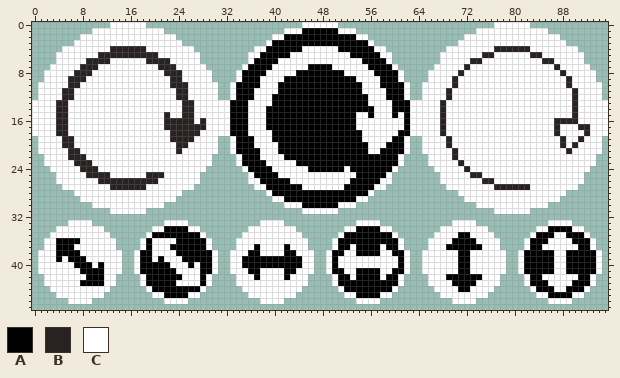
Two versions of one pixel-art file, assets/gui/rect_buttons.aseprite. The picture above is the old version.
96x48 pixels, 1 frame.
Visible layers, top first: "Layer 2", "Layer 4", "Layer 5", "Layer 1".
Palette (. is transparent): A #000000  B #282222  C #ffffff
Pixels before (only the part around the change), first column x 0:
 0 .............CCCCCC..........................CCCCCC..........................CCCCCC.............
 1 ..........CCCCCCCCCCCC....................CCCAAAAAACCC....................CCCCCCCCCCCC..........
 2 ........CCCCCCCCCCCCCCCC................CCAAAAAAAAAAAACC................CCCCCCCCCCCCCCCC........
 3 .......CCCCCCCCCCCCCCCCCC..............CAAAAAAAAAAAAAAAAC..............CCCCCCCCCCCCCCCCCC.......
 4 .....CCCCCCCCBBBBBBCCCCCCCC..........CCAAAAAACCCCCCAAAAAACC..........CCCCCCCCBBBBBBCCCCCCCC.....
 5 ....CCCCCCCBBBBBBBBBBCCCCCCC........CCAAAAACCCCCCCCCCAAAAACC........CCCCCCCBBCCCCCCBBCCCCCCC....
 6 ....CCCCCBBBBCCCCCCBBBBCCCCC........CAAAACCCCCCCCCCCCCCAAAAC........CCCCCBBCCCCCCCCCCBBCCCCC....
 7 ...CCCCCBBBCCCCCCCCCCBBBCCCCC......CAAAACCCCCCAAAACCCCCCAAAAC......CCCCCBCCCCCCCCCCCCCCBCCCCC...
 8 ..CCCCCBBBCCCCCCCCCCCCBBBCCCCC....CAAAACCCCCAAAAAAAACCCCCAAAAC....CCCCCBCCCCCCCCCCCCCCCCBCCCCC..
 9 ..CCCCBBBCCCCCCCCCCCCCCBBCCCCC....CAAACCCCAAAAAAAAAAAACCCCAAAC....CCCCBCCCCCCCCCCCCCCCCCCBCCCC..
10 .CCCCCBBCCCCCCCCCCCCCCCBBBCCCCC..CAAAACCCAAAAAAAAAAAAAACCCAAAAC..CCCCCBCCCCCCCCCCCCCCCCCCBCCCCC.
11 .CCCCBBCCCCCCCCCCCCCCCCCBBCCCCC..CAAACCCCAAAAAAAAAAAAAACCCCAAAC..CCCCBCCCCCCCCCCCCCCCCCCCCBCCCC.
12 .CCCCBBCCCCCCCCCCCCCCCCCBBCCCCC..CAAACCCAAAAAAAAAAAAAAAACCCAAAC..CCCCBCCCCCCCCCCCCCCCCCCCCBCCCC.
13 CCCCBBCCCCCCCCCCCCCCCCCCCBBCCCCCCAAACCCCAAAAAAAAAAAAAAAACCCCAAACCCCCBCCCCCCCCCCCCCCCCCCCCCBCCCCC
14 CCCCBBCCCCCCCCCCCCCCCCCCCBBCCCCCCAAACCCAAAAAAAAAAAAAAAAAACCCAAACCCCCBCCCCCCCCCCCCCCCCCCCCCBCCCCC
15 CCCCBBCCCCCCCCCCCCCCCCBCCBBCCCCCCAAACCCAAAAAAAAAAAAAAACCACCCACACCCCCBCCCCCCCCCCCCCCCCCCCCCBCCCCC
16 CCCCBBCCCCCCCCCCCCCCCCBBBBBCBCCCCAAACCCAAAAAAAAAAAAAAACCCCCCCCACCCCCBCCCCCCCCCCCCCCCCCCBBBBCCCCC
17 CCCCBBCCCCCCCCCCCCCCCCBBBBBBBCCCCAAACCCAAAAAAAAAAAAAAACCCCCCCCACCCCCBCCCCCCCCCCCCCCCCCCBCCCBBCCC
18 CCCCBBCCCCCCCCCCCCCCCCCBBBBBCCCCCAAACCCCAAAAAAAAAAAAAAACCCCCCAACCCCCBCCCCCCCCCCCCCCCCCCBCCCCBCCC
19 .CCCCBBCCCCCCCCCCCCCCCCBBBBCCCC..CAAACCCAAAAAAAAAAAAAAACCCCCAAC..CCCCBCCCCCCCCCCCCCCCCCCBCCBCCC.
20 .CCCCBBCCCCCCCCCCCCCCCCCBBCCCCC..CAAACCCCAAAAAAAAAAAAAAACCCAAAC..CCCCBCCCCCCCCCCCCCCCCCCBCBCCCC.
21 .CCCCCBBCCCCCCCCCCCCCCCCBCCCCCC..CAAAACCCAAAAAAAAAAAAAAACCAAAAC..CCCCCBCCCCCCCCCCCCCCCCCCBCCCCC.
22 ..CCCCBBBCCCCCCCCCCCCCCCCCCCCC....CAAACCCCAAAAAAAAAAAAAAAAAAAC....CCCCBCCCCCCCCCCCCCCCCCCCCCCC..
23 ..CCCCCBBBCCCCCCCCCCCCCCCCCCCC....CAAAACCCCCAAAAAAAAAAAAAAAAAC....CCCCCBCCCCCCCCCCCCCCCCCCCCCC..
24 ...CCCCCBBBCCCCCCCCCCCCCCCCCC......CAAAACCCCCCAAAAAACAAAAAAAC......CCCCCBCCCCCCCCCCCCCCCCCCCC...
25 ....CCCCCBBBBCCCCCCBBBCCCCCC........CAAAACCCCCCCCCCCCCAAAAAC........CCCCCBBCCCCCCCCCCCCCCCCC....
26 ....CCCCCCCBBBBBBBBBBCCCCCCC........CCAAAAACCCCCCCCCCAAAAACC........CCCCCCCBBCCCCCCCCCCCCCCC....
27 .....CCCCCCCCBBBBBBCCCCCCCC..........CCAAAAAACCCCCCCAAAAACC..........CCCCCCCCBBBBBBCCCCCCCC.....
28 .......CCCCCCCCCCCCCCCCCC..............CAAAAAAAAAAAAAAAAC..............CCCCCCCCCCCCCCCCCC.......
29 ........CCCCCCCCCCCCCCCC................CCAAAAAAAAAAAACC................CCCCCCCCCCCCCCCC........
30 ..........CCCCCCCCCCCC....................CCCAAAAAACCC....................CCCCCCCCCCCC..........
31 .............CCCCCC..........................CCCCCC..........................CCCCCC.............
32 ................................................................................................
33 ......CCCC............CCCC............CCCC............CCCC............CCCC............CCCC......
34 ....CCCCCCCC........CCAAAACC........CCCCCCCC........CCAAAACC........CCCCCCCC........CCAAAACC....
35 ...CCCCCCCCCC......CAAAAAAAAC......CCCCCCCCCC......CAAAAAAAAC......CCCCAACCCC......CAAACCAAAC...
The same view after the edit:
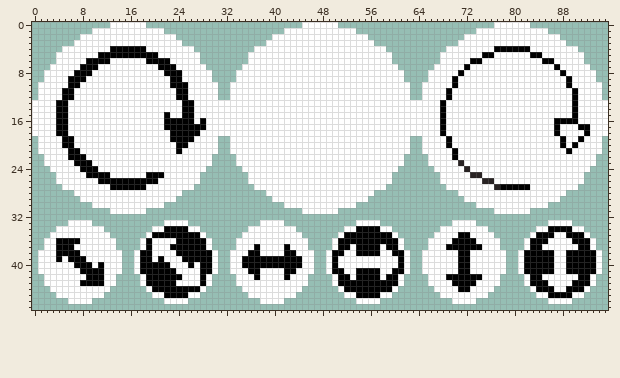
Changes in this commit:
layer "Layer 4" now hidden
y 1: x 45..50 AAAAAA -> CCCCCC
y 2: x 42..53 AAAAAAAAAAAA -> CCCCCCCCCCCC
y 3: x 40..55 AAAAAAAAAAAAAAAA -> CCCCCCCCCCCCCCCC
y 4: x 13..18 BBBBBB -> AAAAAA; x 39..44 AAAAAA -> CCCCCC; x 51..56 AAAAAA -> CCCCCC; x 77..82 BBBBBB -> AAAAAA
y 5: x 11..20 BBBBBBBBBB -> AAAAAAAAAA; x 38..42 AAAAA -> CCCCC; x 53..57 AAAAA -> CCCCC; x 75..76 BB -> AA; x 83..84 BB -> AA
y 6: x 9..12 BBBB -> AAAA; x 19..22 BBBB -> AAAA; x 37..40 AAAA -> CCCC; x 55..58 AAAA -> CCCC; x 73..74 BB -> AA; x 85..86 BB -> AA
y 7: x 8..10 BBB -> AAA; x 21..23 BBB -> AAA; x 36..39 AAAA -> CCCC; x 46..49 AAAA -> CCCC; x 56..59 AAAA -> CCCC; x 72 B -> A; x 87 B -> A
y 8: x 7..9 BBB -> AAA; x 22..24 BBB -> AAA; x 35..38 AAAA -> CCCC; x 44..51 AAAAAAAA -> CCCCCCCC; x 57..60 AAAA -> CCCC; x 71 B -> A; x 88 B -> A
y 9: x 6..8 BBB -> AAA; x 23..24 BB -> AA; x 35..37 AAA -> CCC; x 42..53 AAAAAAAAAAAA -> CCCCCCCCCCCC; x 58..60 AAA -> CCC; x 70 B -> A; x 89 B -> A
y 10: x 6..7 BB -> AA; x 23..25 BBB -> AAA; x 34..37 AAAA -> CCCC; x 41..54 AAAAAAAAAAAAAA -> CCCCCCCCCCCCCC; x 58..61 AAAA -> CCCC; x 70 B -> A; x 89 B -> A
y 11: x 5..6 BB -> AA; x 24..25 BB -> AA; x 34..36 AAA -> CCC; x 41..54 AAAAAAAAAAAAAA -> CCCCCCCCCCCCCC; x 59..61 AAA -> CCC; x 69 B -> A; x 90 B -> A
y 12: x 5..6 BB -> AA; x 24..25 BB -> AA; x 34..36 AAA -> CCC; x 40..55 AAAAAAAAAAAAAAAA -> CCCCCCCCCCCCCCCC; x 59..61 AAA -> CCC; x 69 B -> A; x 90 B -> A
y 13: x 4..5 BB -> AA; x 25..26 BB -> AA; x 33..35 AAA -> CCC; x 40..55 AAAAAAAAAAAAAAAA -> CCCCCCCCCCCCCCCC; x 60..62 AAA -> CCC; x 68 B -> A; x 90 B -> A
y 14: x 4..5 BB -> AA; x 25..26 BB -> AA; x 33..35 AAA -> CCC; x 39..56 AAAAAAAAAAAAAAAAAA -> CCCCCCCCCCCCCCCCCC; x 60..62 AAA -> CCC; x 68 B -> A; x 90 B -> A
y 15: x 4..5 BB -> AA; x 22 B -> A; x 25..26 BB -> AA; x 33..35 AAA -> CCC; x 39..53 AAAAAAAAAAAAAAA -> CCCCCCCCCCCCCCC; x 56 A -> C; x 60 A -> C; x 62 A -> C; x 68 B -> A; x 90 B -> A
y 16: x 4..5 BB -> AA; x 22..26 BBBBB -> AAAAA; x 28 B -> A; x 33..35 AAA -> CCC; x 39..53 AAAAAAAAAAAAAAA -> CCCCCCCCCCCCCCC; x 62 A -> C; x 68 B -> A; x 87..90 BBBB -> AAAA
y 17: x 4..5 BB -> AA; x 22..28 BBBBBBB -> AAAAAAA; x 33..35 AAA -> CCC; x 39..53 AAAAAAAAAAAAAAA -> CCCCCCCCCCCCCCC; x 62 A -> C; x 68 B -> A; x 87 B -> A; x 91..92 BB -> AA
y 18: x 4..5 BB -> AA; x 23..27 BBBBB -> AAAAA; x 33..35 AAA -> CCC; x 40..54 AAAAAAAAAAAAAAA -> CCCCCCCCCCCCCCC; x 61..62 AA -> CC; x 68 B -> A; x 87 B -> A; x 92 B -> A
y 19: x 5..6 BB -> AA; x 23..26 BBBB -> AAAA; x 34..36 AAA -> CCC; x 40..54 AAAAAAAAAAAAAAA -> CCCCCCCCCCCCCCC; x 60..61 AA -> CC; x 69 B -> A; x 88 B -> A; x 91 B -> A
y 20: x 5..6 BB -> AA; x 24..25 BB -> AA; x 34..36 AAA -> CCC; x 41..55 AAAAAAAAAAAAAAA -> CCCCCCCCCCCCCCC; x 59..61 AAA -> CCC; x 69 B -> A; x 88 B -> A; x 90 B -> A
y 21: x 6..7 BB -> AA; x 24 B -> A; x 34..37 AAAA -> CCCC; x 41..55 AAAAAAAAAAAAAAA -> CCCCCCCCCCCCCCC; x 58..61 AAAA -> CCCC; x 70 B -> A; x 89 B -> A
y 22: x 6..8 BBB -> AAA; x 35..37 AAA -> CCC; x 42..60 AAAAAAAAAAAAAAAAAAA -> CCCCCCCCCCCCCCCCCCC; x 70 B -> A
y 23: x 7..9 BBB -> AAA; x 35..38 AAAA -> CCCC; x 44..60 AAAAAAAAAAAAAAAAA -> CCCCCCCCCCCCCCCCC
y 24: x 8..10 BBB -> AAA; x 36..39 AAAA -> CCCC; x 46..51 AAAAAA -> CCCCCC; x 53..59 AAAAAAA -> CCCCCCC
y 25: x 9..12 BBBB -> AAAA; x 19..21 BBB -> AAA; x 37..40 AAAA -> CCCC; x 54..58 AAAAA -> CCCCC
y 26: x 11..20 BBBBBBBBBB -> AAAAAAAAAA; x 38..42 AAAAA -> CCCCC; x 53..57 AAAAA -> CCCCC
y 27: x 13..18 BBBBBB -> AAAAAA; x 39..44 AAAAAA -> CCCCCC; x 52..56 AAAAA -> CCCCC; x 78..82 BBBBB -> AAAAA
y 28: x 40..55 AAAAAAAAAAAAAAAA -> CCCCCCCCCCCCCCCC
y 29: x 42..53 AAAAAAAAAAAA -> CCCCCCCCCCCC
y 30: x 45..50 AAAAAA -> CCCCCC
Where, in picture pixels (left, top, right, bottom), the same in both pictures:
changed: (230, 28, 410, 208)
changed: (56, 46, 206, 190)
changed: (440, 46, 590, 160)
changed: (500, 184, 530, 190)
